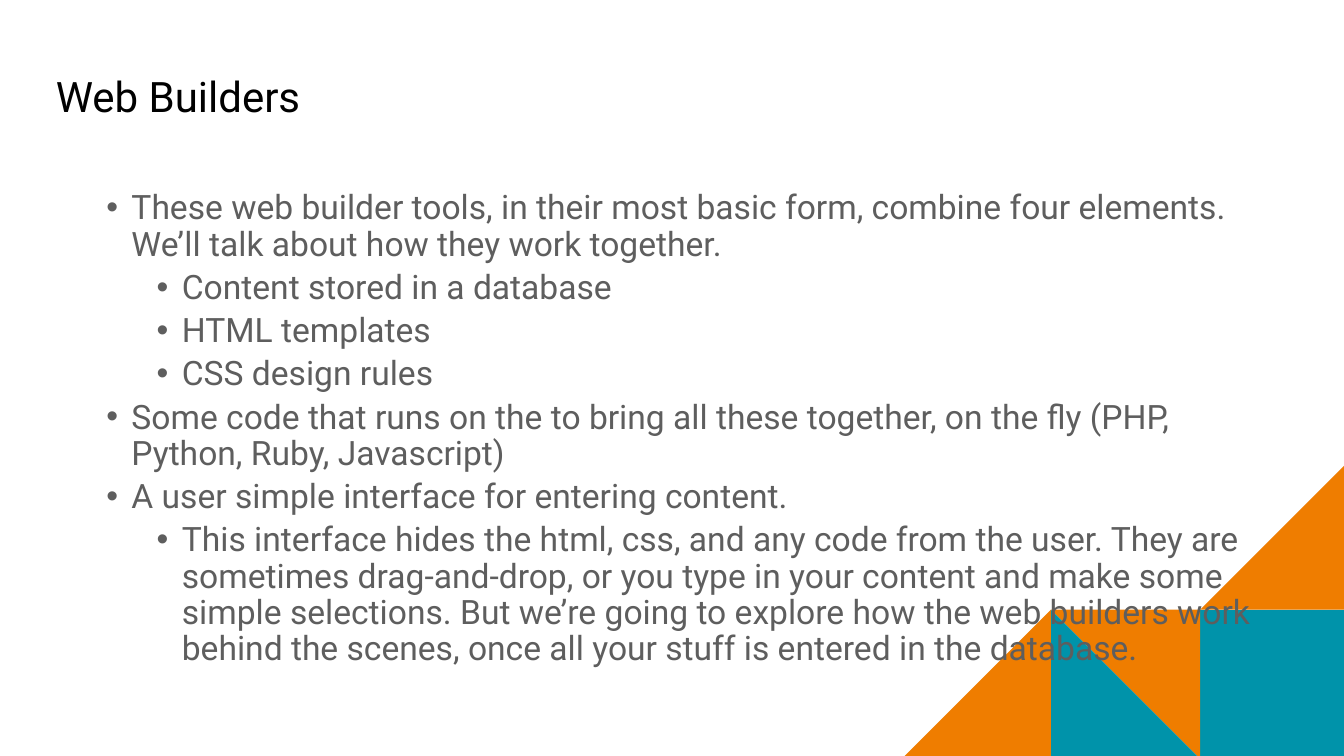
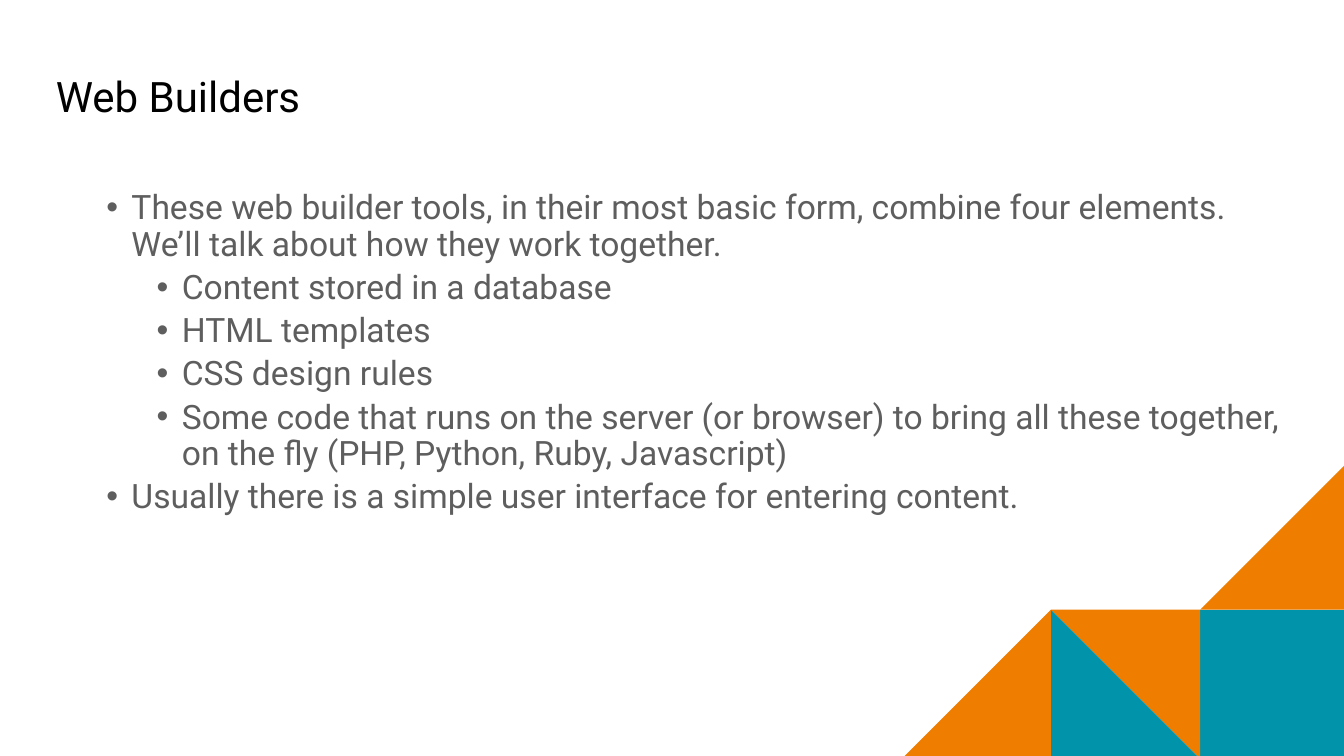
Before and after one commit to mr-eggleton/web-lit-core, a slide deck: slide 10 of final ppt/10-web-builders.pptx. Drawn at 1344x756 pixels with LibreOffice and Linux fonts; fonts in the diff are those of the drawing; background and template pictures are left out. Boxes give left, top, right and bottom in pixels: in the first picture for what was removed or moved away, otherwise in the second. Text is boxed around its words. In the diff, an @@ line names an element or a change of style, - is before the commit and + after.

```diff
--- a/final ppt/10-web-builders.pptx
+++ b/final ppt/10-web-builders.pptx
@@ text at (x1=131, y1=402, x2=1279, y2=515): text changed @@
-  • Some code that runs on the to bring all these together, on the fly (PHP, Python, Ruby, Javascript)
-  • A user simple interface for entering content.
-    • This interface hides the html, css, and any code from the user. They are sometimes drag-and-drop, or you type in your content and make some simple selections. But we’re going to explore how the web builders work behind the scenes, once all your stuff is entered in the database.
+    • Some code that runs on the server (or browser) to bring all these together, on the fly (PHP, Python, Ruby, Javascript)
+  • Usually there is a simple user interface for entering content.
```
Also in this commit, not shown: 6 other slides changed, 2 slides added, 1 slide removed, 17 other files.
